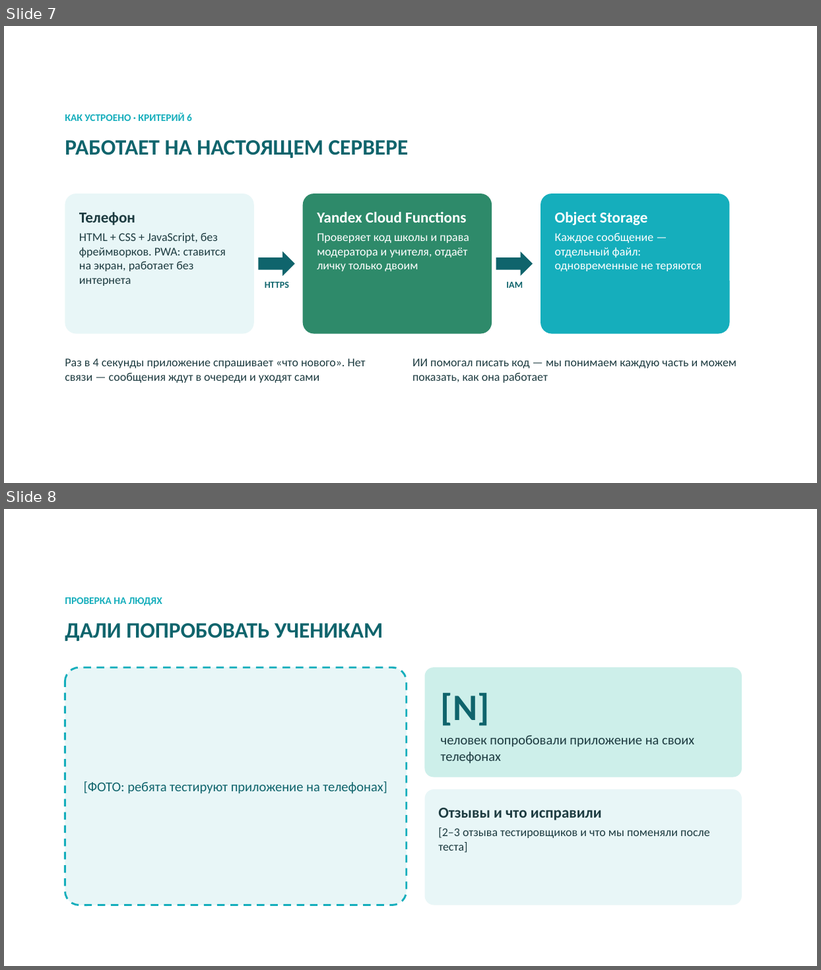
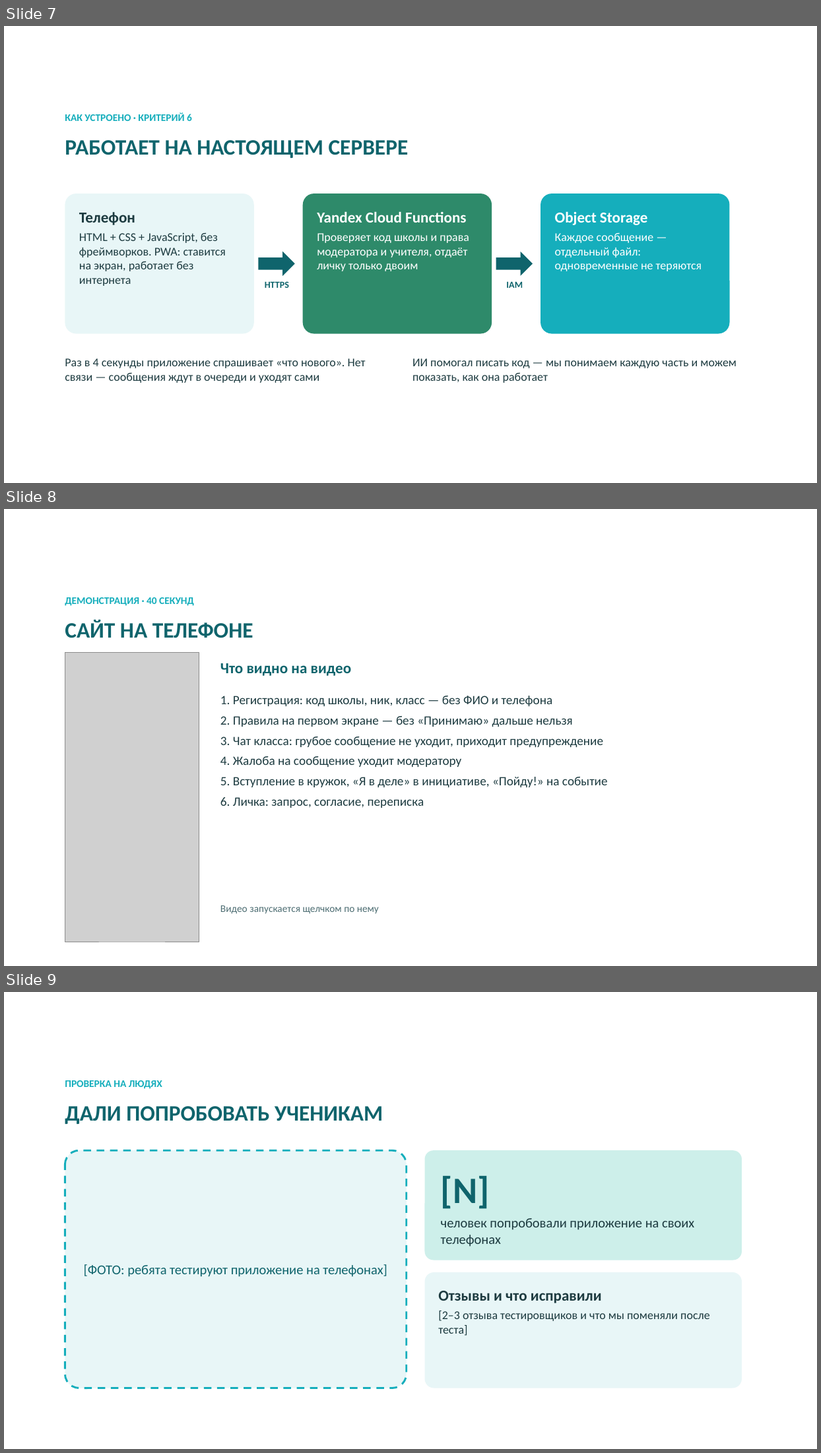
Before and after one commit to bnhogpad228/school-app, a slide deck: presentation/shkolny-dvor-SK-sreda.pptx. Shown one above the other, each under a label of ours: slides 7 and 8 before the commit, slides 7, 8 and 9 after it. The pictures are 821x970 and 821x1453 pixels, drawn with LibreOffice and Linux fonts; fonts in the diff are those of the drawing; grey boxes stand for pictures; background and template pictures are left out. Boxes give left, top, right and bottom in pixels: in the first picture for what was removed or moved away, otherwise in the second. Text is boxed around its words. In the diff, an @@ line names an element or a change of style, - is before the commit and + after.

```diff
--- a/presentation/shkolny-dvor-SK-sreda.pptx
+++ b/presentation/shkolny-dvor-SK-sreda.pptx
@@ slide 8 added at (x1=4, y1=509, x2=817, y2=966), background picture (left out) @@
@@ text added at (x1=65, y1=597, x2=194, y2=606), 12 pt, text #15AEBC, bold @@
+ДЕМОНСТРАЦИЯ · 40 СЕКУНД
@@ text added at (x1=65, y1=620, x2=253, y2=638), 26 pt, text #0F646C, bold @@
+САЙТ НА ТЕЛЕФОНЕ
@@ picture added at (x1=65, y1=652, x2=199, y2=942) @@
@@ text added at (x1=220, y1=663, x2=352, y2=676), 18 pt, text #0F646C, bold @@
+Что видно на видео
@@ text added at (x1=220, y1=696, x2=608, y2=808), 15 pt, text #1D3B40 @@
+1. Регистрация: код школы, ник, класс — без ФИО и телефона
+2. Правила на первом экране — без «Принимаю» дальше нельзя
+3. Чат класса: грубое сообщение не уходит, приходит предупреждение
+4. Жалоба на сообщение уходит модератору
+5. Вступление в кружок, «Я в деле» в инициативе, «Пойду!» на событие
+6. Личка: запрос, согласие, переписка
@@ text added at (x1=220, y1=906, x2=379, y2=914), 12 pt, text #4E6E73 @@
+Видео запускается щелчком по нему
@@ what was slide 8 is now slide 9 @@
```
Also in this commit, not shown: 8 other files.
